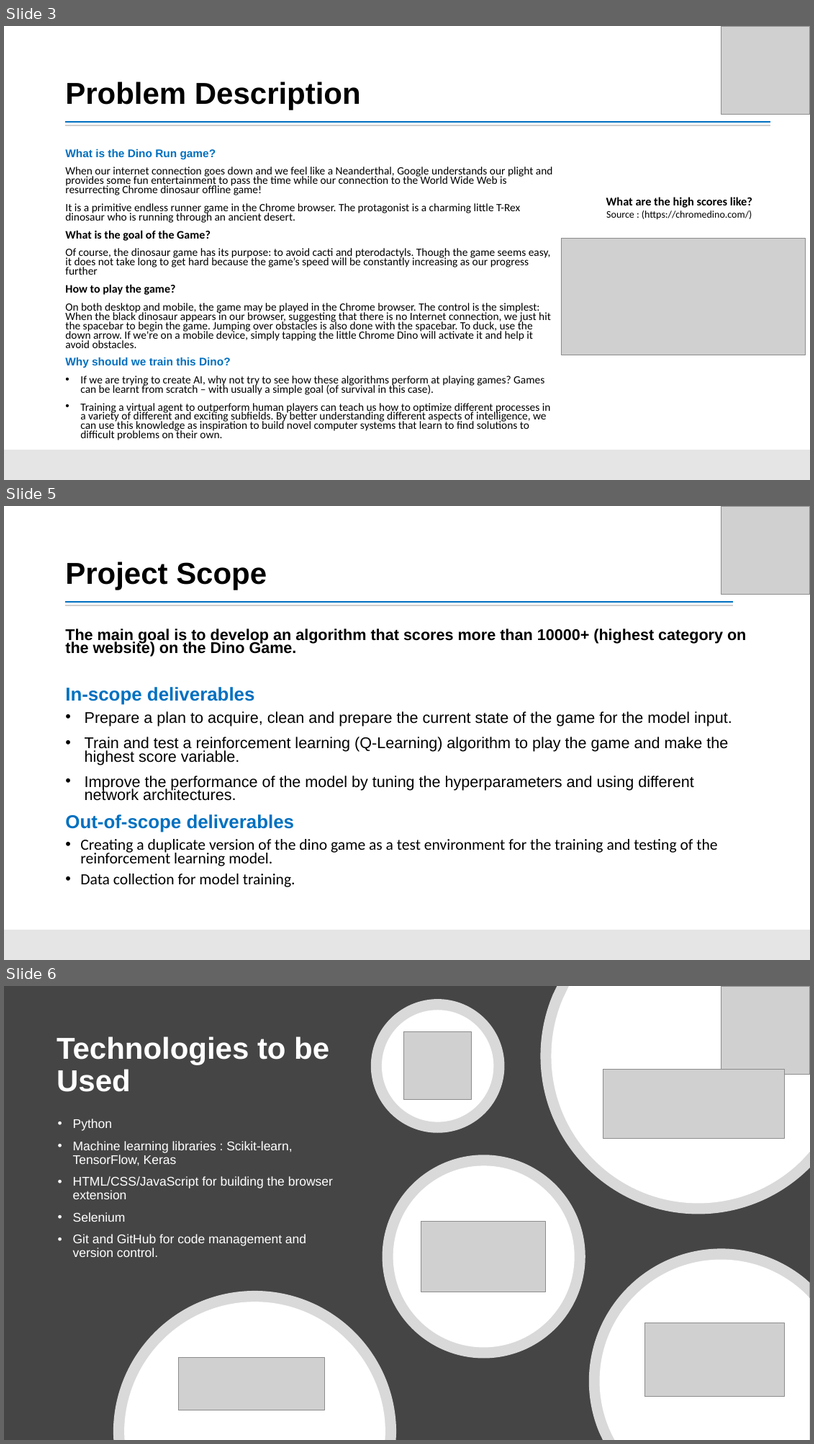
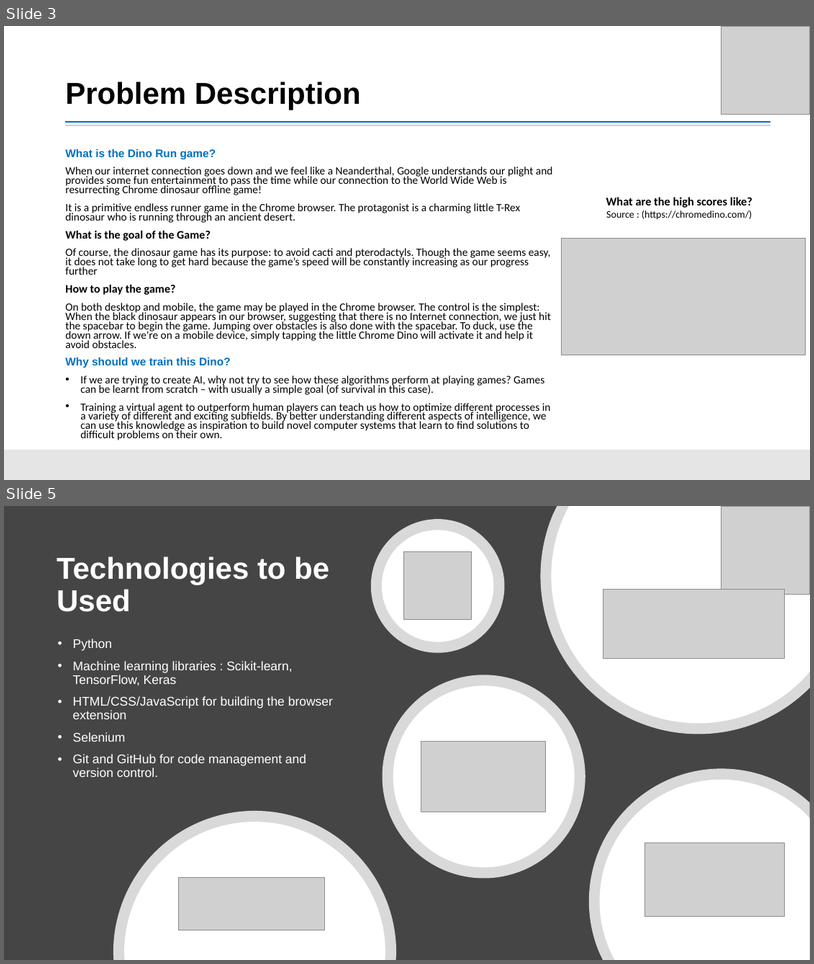
Before and after one commit to radroid/train-o-dino, a slide deck: docs/ppt/Final Presentation.pptx. Shown one above the other, each under a label of ours: slides 3, 5 and 6 before the commit, slides 3 and 5 after it; the slides between them are not shown. The pictures are 814x1444 and 814x964 pixels, drawn with LibreOffice and Linux fonts; fonts in the diff are those of the drawing; grey boxes stand for pictures. Boxes give left, top, right and bottom in pixels: in the first picture for what was removed or moved away, otherwise in the second. Text is boxed around its words. In the diff, an @@ line names an element or a change of style, - is before the commit and + after.

```diff
--- a/docs/ppt/Final Presentation.pptx
+++ b/docs/ppt/Final Presentation.pptx
@@ slide 5 removed at [4,506,810,960], background #FFFFFF @@
@@ title removed at [65,561,267,590] @@
-Project Scope
@@ group removed at [4,506,810,960]: 2 lines, 1 picture, 1 rectangle @@
@@ text removed at [65,628,746,887] @@
-The main goal is to develop an algorithm that scores more than 10000+ (highest category on the website) on the Dino Game.
-In-scope deliverables
-• Prepare a plan to acquire, clean and prepare the current state of the game for the model input.
-• Train and test a reinforcement learning (Q-Learning) algorithm to play the game and make the highest score variable.
-• Improve the performance of the model by tuning the hyperparameters and using different network architectures.
-Out-of-scope deliverables
-• Creating a duplicate version of the dino game as a test environment for the training and testing of the reinforcement learning model.
-• Data collection for model training.
@@ what was slide 6 is now slide 5 @@
```
Also in this commit, not shown: 2 slides changed, 2 slides added, 1 other slide removed.
